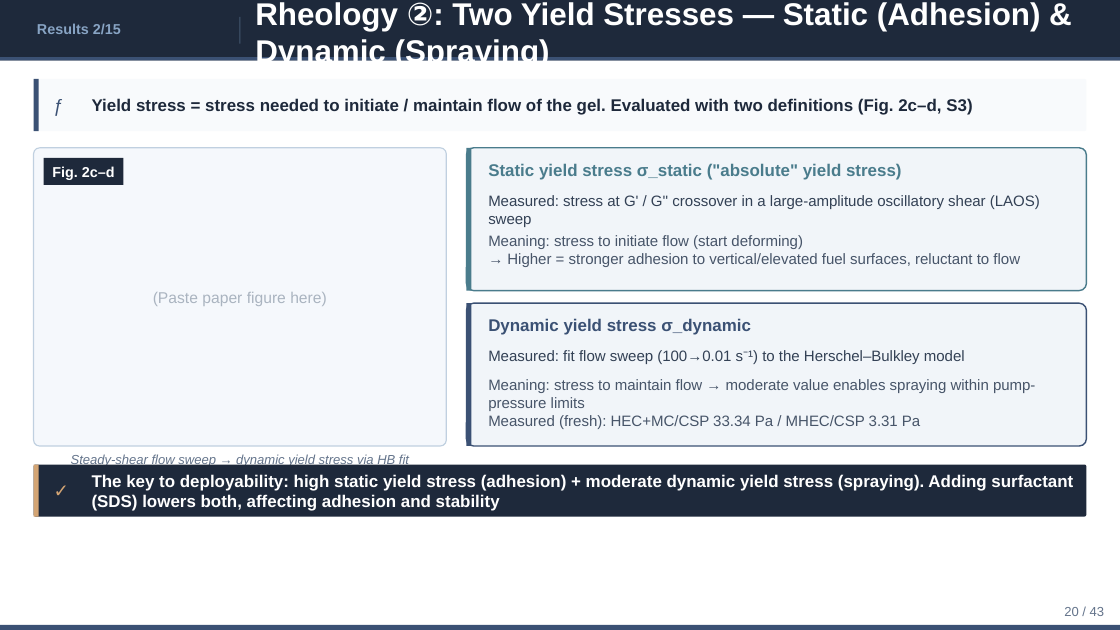
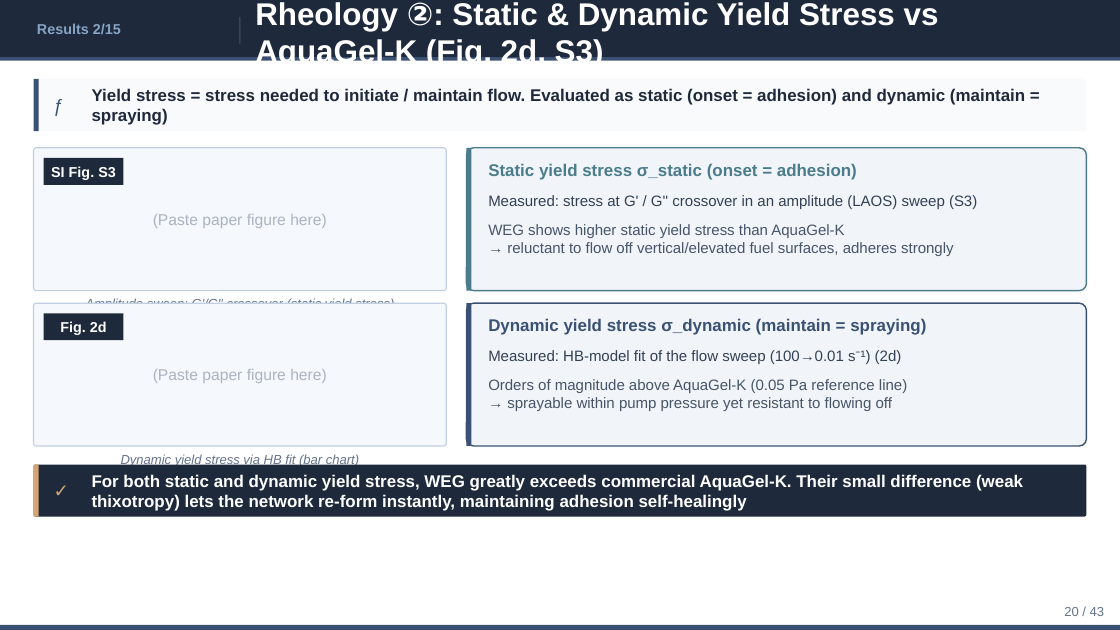
Before and after one commit to ytaisei0525-design/my-first-claude, a slide deck: slide 20 of slides_en.pptx. Drawn at 1120x630 pixels with LibreOffice and Linux fonts; fonts in the diff are those of the drawing. Boxes give left, top, right and bottom in pixels: in the first picture for what was removed or moved away, otherwise in the second. Text is boxed around its words. In the diff, an @@ line names an element or a change of style, - is before the commit and + after.

```diff
--- a/slides_en.pptx
+++ b/slides_en.pptx
@@ text at <box>255,2,939,68</box>: text changed @@
-Rheology ②: Two Yield Stresses — Static (Adhesion) & Dynamic (Spraying)
+Rheology ②: Static & Dynamic Yield Stress vs AquaGel-K (Fig. 2d, S3)
@@ text at <box>92,88,1025,125</box>: text changed @@
-Yield stress = stress needed to initiate / maintain flow of the gel. Evaluated with two definitions (Fig. 2c–d, S3)
+Yield stress = stress needed to initiate / maintain flow. Evaluated as static (onset = adhesion) and dynamic (maintain = spraying)
@@ text "(Paste paper figure here)": place and size @@
-text "(Paste paper figure here)" at <box>153,292,327,306</box>
+text "(Paste paper figure here)" at <box>153,214,327,228</box>
@@ rounded rectangle: place and size @@
-rounded rectangle at <box>34,148,446,446</box>
+rounded rectangle at <box>34,148,446,291</box>
@@ text at <box>51,166,116,180</box>: text changed @@
-Fig. 2c–d
+SI Fig. S3
@@ text at <box>488,163,857,180</box>: text changed @@
-Static yield stress σ_static ("absolute" yield stress)
+Static yield stress σ_static (onset = adhesion)
@@ text at <box>488,195,977,209</box>: text changed @@
-Measured: stress at G' / G'' crossover in a large-amplitude oscillatory shear (LAOS) sweep
+Measured: stress at G' / G'' crossover in an amplitude (LAOS) sweep (S3)
@@ text at <box>488,224,954,256</box>: text changed @@
-Meaning: stress to initiate flow (start deforming)
-→ Higher = stronger adhesion to vertical/elevated fuel surfaces, reluctant to flow
+WEG shows higher static yield stress than AquaGel-K
+→ reluctant to flow off vertical/elevated fuel surfaces, adheres strongly
@@ text added at <box>85,298,394,304</box>, 11.2 pt, text #64748B, italic @@
+Amplitude sweep: G'/G'' crossover (static yield stress)
@@ rounded rectangle added at <box>34,303,446,446</box>, fill #F5F8FC, outline #C0D0E0 1 pt @@
@@ rectangle added at <box>44,313,124,340</box>, fill #1E293B @@
@@ text added at <box>60,321,107,335</box>, 12.3 pt, text #FFFFFF, bold @@
+Fig. 2d
@@ text at <box>488,318,926,335</box>: text changed @@
-Dynamic yield stress σ_dynamic
+Dynamic yield stress σ_dynamic (maintain = spraying)
@@ text at <box>488,350,902,364</box>: text changed @@
-Measured: fit flow sweep (100→0.01 s⁻¹) to the Herschel–Bulkley model
+Measured: HB-model fit of the flow sweep (100→0.01 s⁻¹) (2d)
@@ text added at <box>153,369,327,383</box>, 13.4 pt, text #AAB4C0 @@
+(Paste paper figure here)
@@ text at <box>488,379,907,411</box>: text changed @@
-Meaning: stress to maintain flow → moderate value enables spraying within pump-pressure limits
-Measured (fresh): HEC+MC/CSP 33.34 Pa / MHEC/CSP 3.31 Pa
+Orders of magnitude above AquaGel-K (0.05 Pa reference line)
+→ sprayable within pump pressure yet resistant to flowing off
@@ text at <box>92,474,1023,511</box>: text changed @@
-The key to deployability: high static yield stress (adhesion) + moderate dynamic yield stress (spraying). Adding surfactant (SDS) lowers both, affecting adhesion and stability
+For both static and dynamic yield stress, WEG greatly exceeds commercial AquaGel-K. Their small difference (weak thixotropy) lets the network re-form instantly, maintaining adhesion self-healingly
@@ text at <box>121,453,359,467</box>: text changed @@
-Steady-shear flow sweep → dynamic yield stress via HB fit
+Dynamic yield stress via HB fit (bar chart)
```
Also in this commit, not shown: 1 slide added, 1 slide removed, 4 other files.
